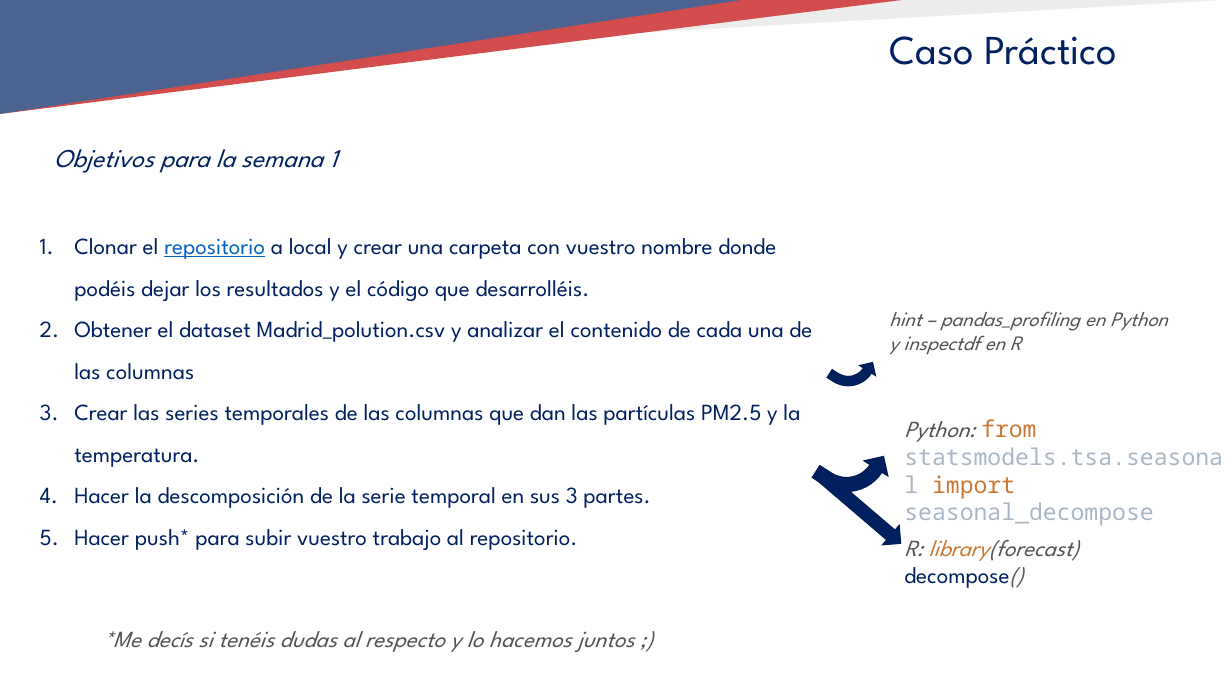
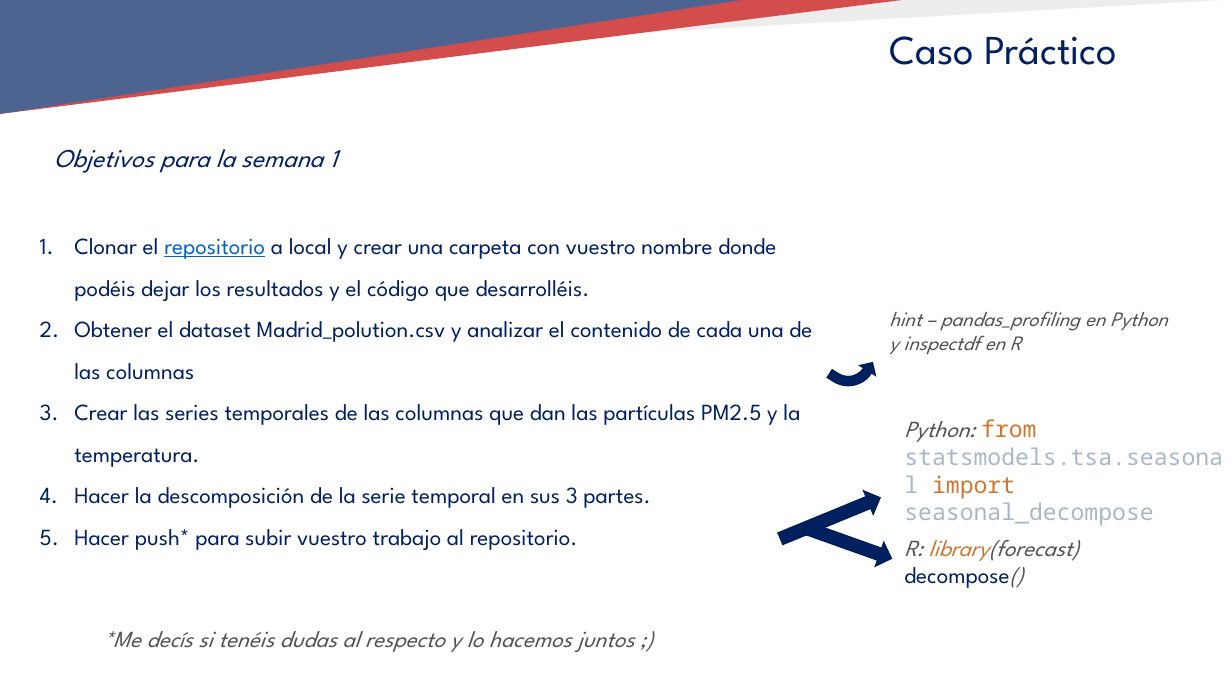
Before and after one commit to TeresaLendez/timeseries_lab-1, a slide deck: slide 19 of 01_INTRODUCTION/01_INTRODUCCION_TSLAB.pptx (slide 17 before the commit). Drawn at 1232x693 pixels with LibreOffice and Linux fonts; fonts in the diff are those of the drawing; background and template pictures are left out. Boxes give left, top, right and bottom in pixels: in the first picture for what was removed or moved away, otherwise in the second. Text is boxed around its words. In the diff, an @@ line names an element or a change of style, - is before the commit and + after.

```diff
--- a/01_INTRODUCTION/01_INTRODUCCION_TSLAB.pptx
+++ b/01_INTRODUCTION/01_INTRODUCCION_TSLAB.pptx
@@ bent arrow removed at (813,430,895,511) @@
@@ right arrow at (776,486,885,550): rotation 40 to 337 degrees @@
@@ right arrow added at (802,516,895,570), fill #002060, outline #001C54 1 pt @@
```
Also in this commit, not shown: 4 other slides changed, 2 slides added, 1 other file.
